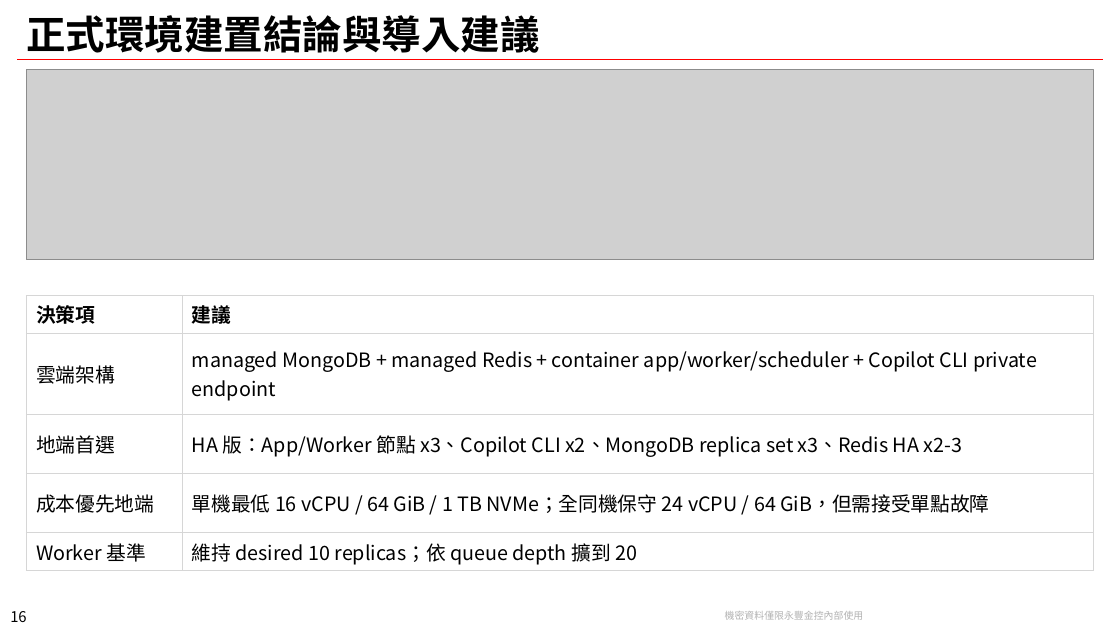
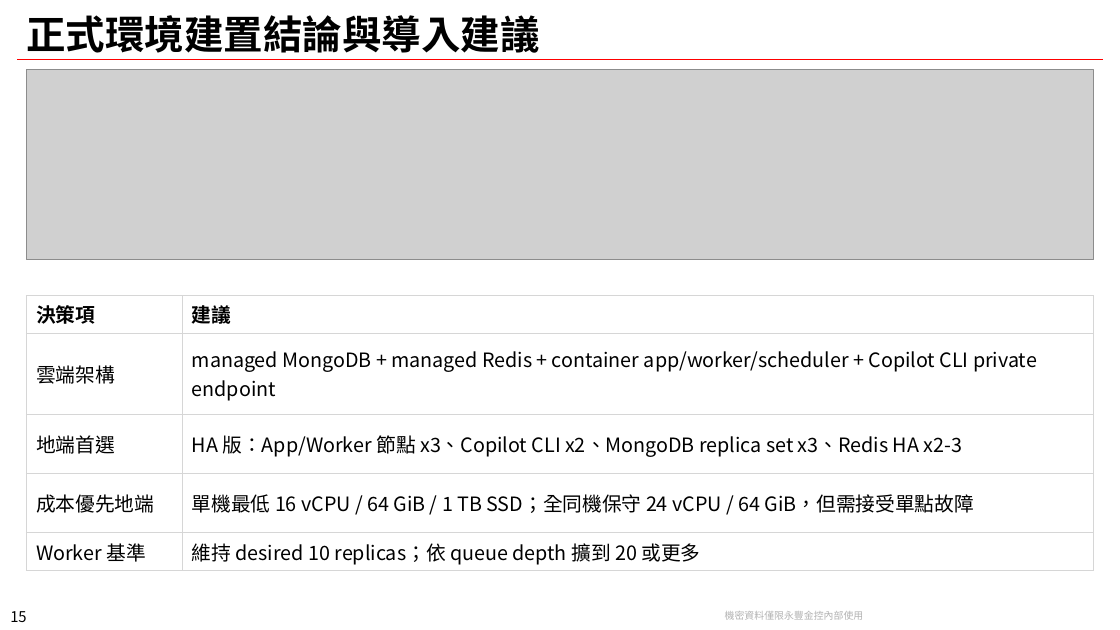
Before and after one commit to chunkai1312/temp, a slide deck: slide 15 of infogather.pptx (slide 16 before the commit). Drawn at 1120x630 pixels with LibreOffice and Linux fonts; fonts in the diff are those of the drawing; grey boxes stand for pictures; background and template pictures are left out. Boxes give left, top, right and bottom in pixels: in the first picture for what was removed or moved away, otherwise in the second. Text is boxed around its words. In the diff, an @@ line names an element or a change of style, - is before the commit and + after.

Commit message:
chore: add

```diff
--- a/infogather.pptx
+++ b/infogather.pptx
@@ table at [27, 295, 1094, 569] @@
-row 4, column 2: 單機最低 16 vCPU / 64 GiB / 1 TB NVMe；全同機保守 24 vCPU / 64 GiB，但需接受單點故障
+row 4, column 2: 單機最低 16 vCPU / 64 GiB / 1 TB SSD；全同機保守 24 vCPU / 64 GiB，但需接受單點故障
-row 5, column 2: 維持 desired 10 replicas；依 queue depth 擴到 20
+row 5, column 2: 維持 desired 10 replicas；依 queue depth 擴到 20 或更多
@@ page number at [10, 611, 26, 622]: text changed @@
-16
+15
```
Also in this commit, not shown: 7 other slides changed, 1 slide removed.
